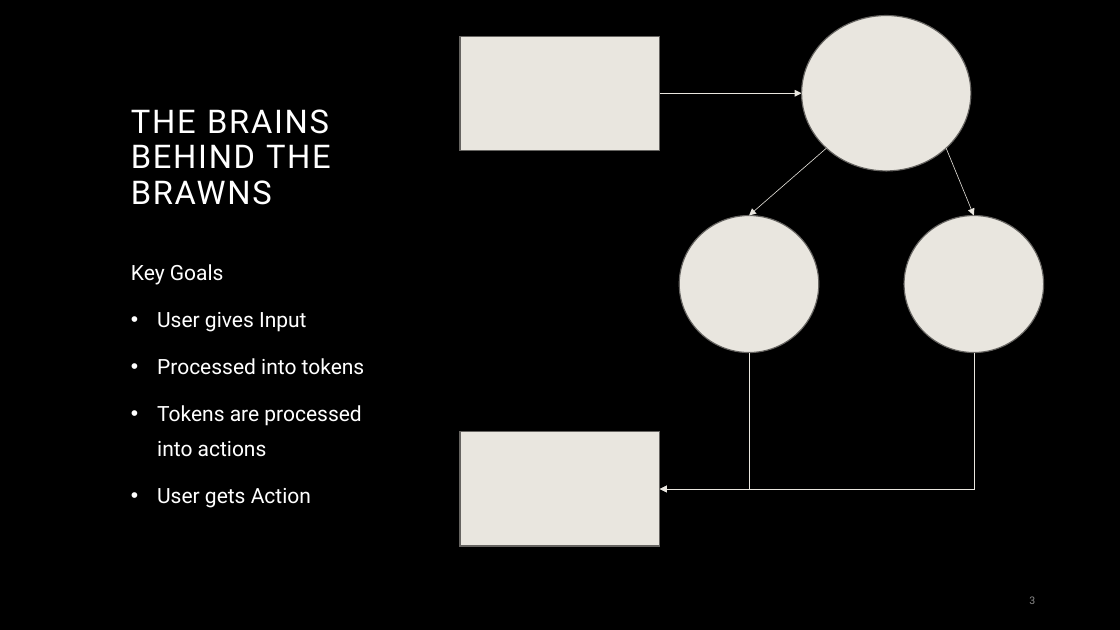
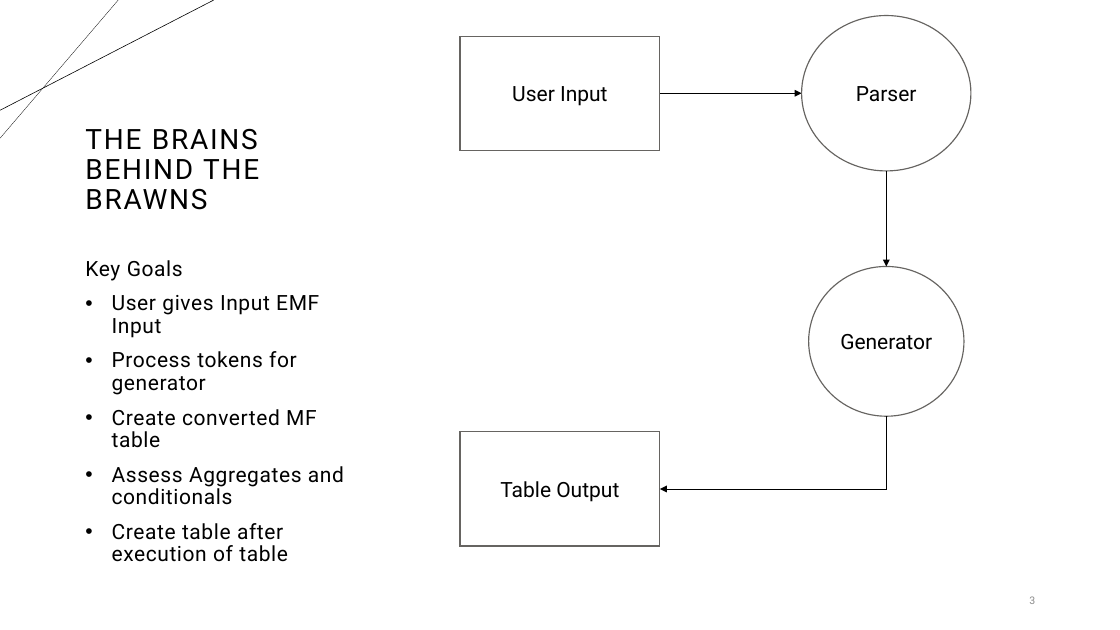
Before and after one commit to Dawnday91/CS_562_query_processing_engine, a slide deck: slide 3 of Team Amaan Presents.pptx. Drawn at 1120x630 pixels with LibreOffice and Linux fonts; fonts in the diff are those of the drawing; background and template pictures are left out. Boxes give left, top, right and bottom in pixels: in the first picture for what was removed or moved away, otherwise in the second. Text is boxed around its words. In the diff, an @@ line names an element or a change of style, - is before the commit and + after.

Commit message:
V2 Ppt Updates

```diff
--- a/Team Amaan Presents.pptx
+++ b/Team Amaan Presents.pptx
@@ background #000000 to #FFFFFF @@
@@ line added from (118, 0) to (0, 139), #000000 0.25 pt @@
@@ line added from (214, 0) to (0, 110), #000000 0.5 pt @@
@@ title "THE BRAINS BEHIND THE BRAWNS": place and size @@
-title "THE BRAINS BEHIND THE BRAWNS" at (131, 109, 331, 205)
+title "THE BRAINS BEHIND THE BRAWNS" at (85, 128, 259, 210)
@@ title "THE BRAINS BEHIND THE BRAWNS" at (85, 128, 259, 210): size 28 to 24 pt, text colour #FFFFFF to #000000; vertical alignment bottom to middle @@
@@ text in rectangle at (512, 86, 608, 106): text added @@
+User Input
@@ text in ellipse at (856, 86, 917, 102): text added @@
+Parser
@@ arrow (660, 93) - (802, 93): stroke #E9E6DF 0.5 pt to #000000 0.5 pt @@
@@ arrow removed from (827, 148) to (749, 216) @@
@@ arrow moved from (946, 148) - (974, 216) to (886, 171) - (886, 266) @@
@@ arrow (886, 171) - (886, 266): stroke #E9E6DF 0.5 pt to #000000 0.5 pt @@
@@ ellipse removed at (680, 216, 819, 353) @@
@@ text "Key Goals": place and size @@
-text "Key Goals" at (131, 264, 365, 508)
+text "Key Goals" at (85, 260, 344, 562)
@@ text at (85, 260, 183, 281): text colour #FFFFFF to #000000, letter spacing 0 to 0.5 pt in "Key Goals"; line spacing 1.4 to 0.9 @@
@@ fill #E9E6DF to #FFFFFF in 4 elements at (802, 16, 971, 171), (460, 432, 660, 546), (460, 36, 660, 150), (809, 266, 965, 416) @@
@@ ellipse "Generator": place and size @@
-ellipse "Generator" at (904, 216, 1044, 353)
+ellipse "Generator" at (809, 266, 965, 416)
@@ text at (112, 295, 344, 562): text changed; text colour #FFFFFF to #000000 @@
-• User gives Input
-• Processed into tokens
-• Tokens are processed into actions
-• User gets Action
+• User gives Input EMF Input
+• Process tokens for generator
+• Create converted MF table
+• Assess Aggregates and conditionals
+• Create table after execution of table
@@ elbow arrow removed from (749, 353) to (660, 489) @@
@@ text in ellipse at (840, 334, 932, 350): text added @@
+Generator
@@ elbow arrow moved from (974, 353) - (660, 489) to (886, 417) - (660, 489) @@
@@ elbow arrow (886, 417) - (660, 489): stroke #E9E6DF 0.5 pt to #000000 0.5 pt @@
@@ text in rectangle at (500, 481, 619, 502): text added @@
+Table Output
```
Also in this commit, not shown: 4 slides added, 1 other file.
